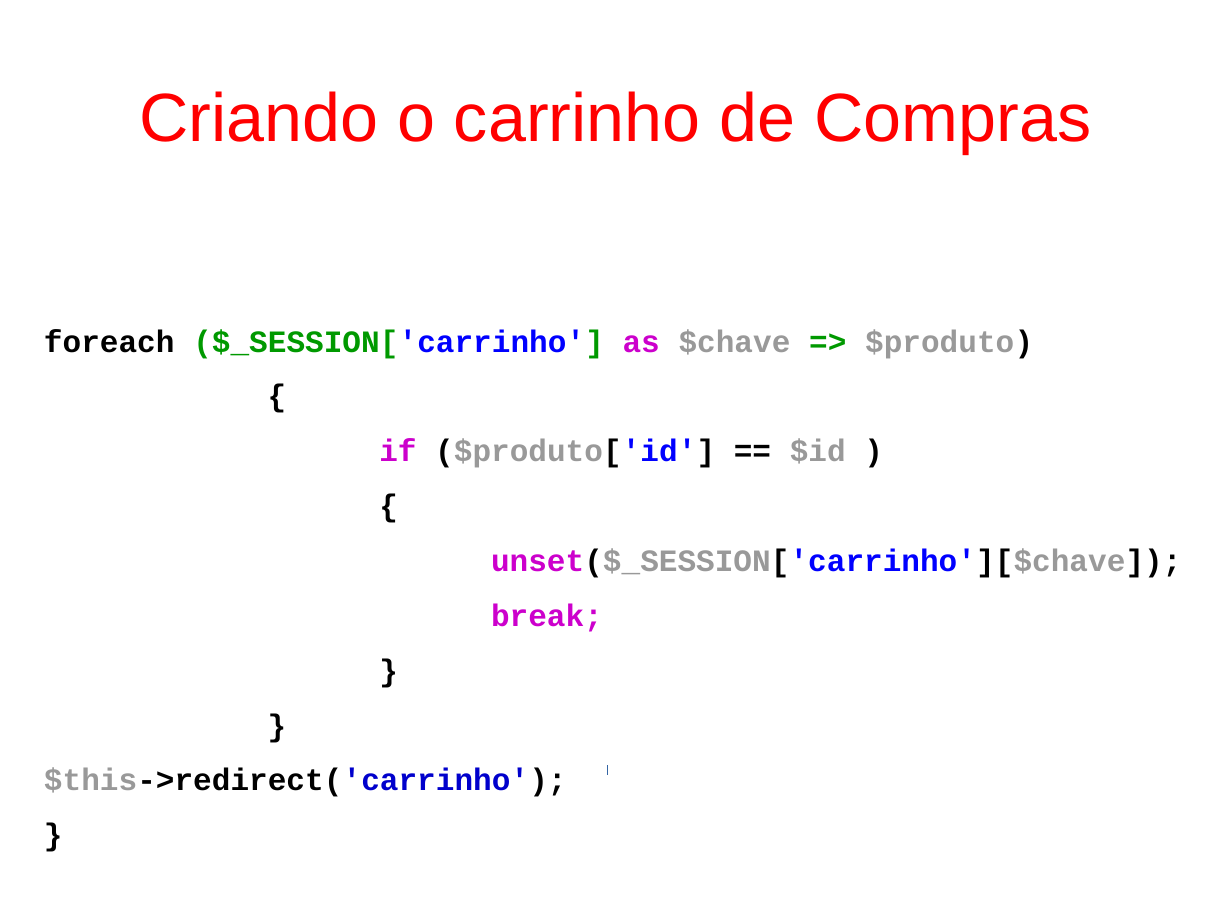
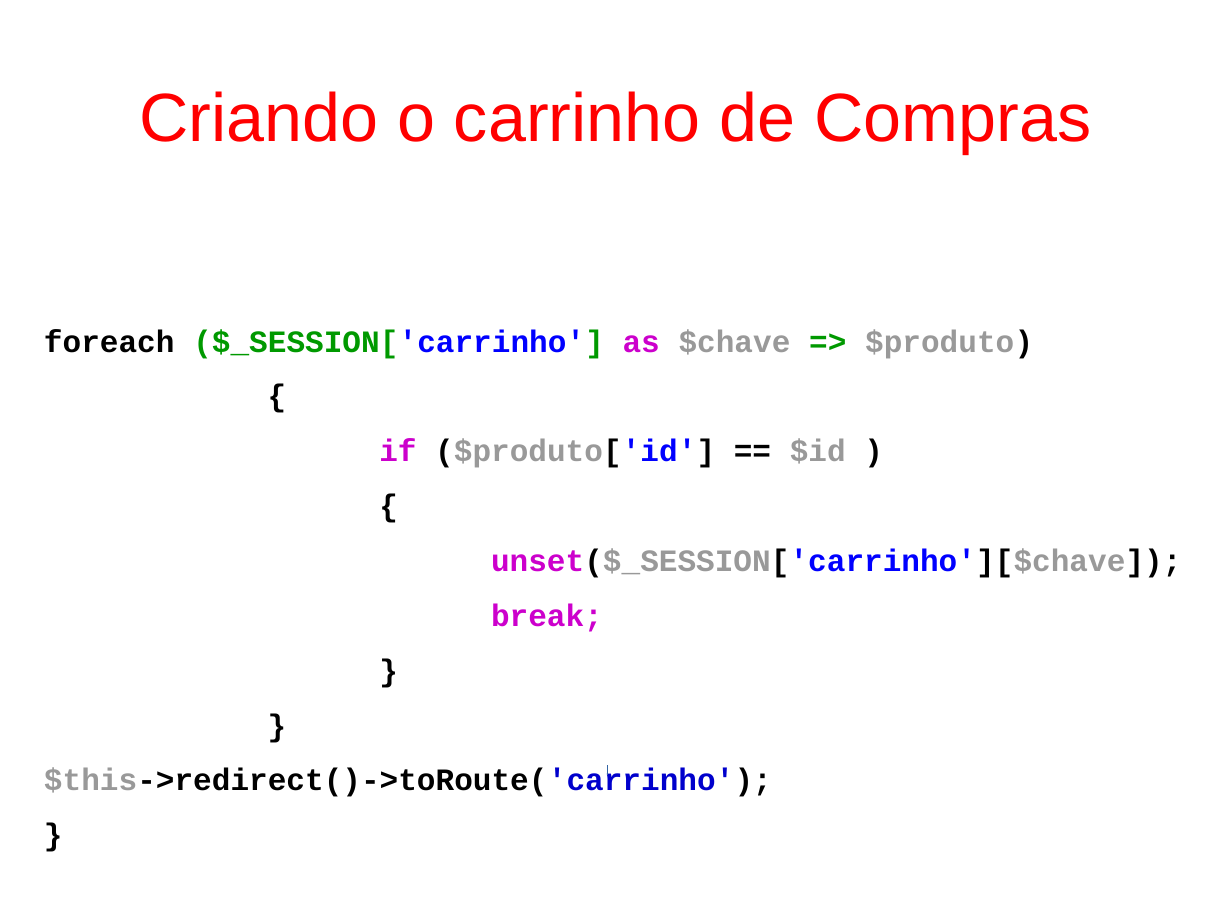
Before and after one commit to fgsl/lojasacme, a slide deck: slide 94 of docs/tutorial.odp. Drawn at 1232x924 pixels with LibreOffice and Linux fonts; fonts in the diff are those of the drawing. Boxes give left, top, right and bottom in pixels: in the first picture for what was removed or moved away, otherwise in the second. Text is boxed around its words. In the diff, an @@ line names an element or a change of style, - is before the commit and + after.

Commit message:
Implementar a funcionalidade de remoção de itens do carrinho de compras #54

```diff
--- a/docs/tutorial.odp
+++ b/docs/tutorial.odp
@@ text at <box>44,768,772,797</box>: text changed @@
-$this->redirect('carrinho');
+$this->redirect()->toRoute('carrinho');
```
Also in this commit, not shown: 113 other slides changed, 2 other files.
